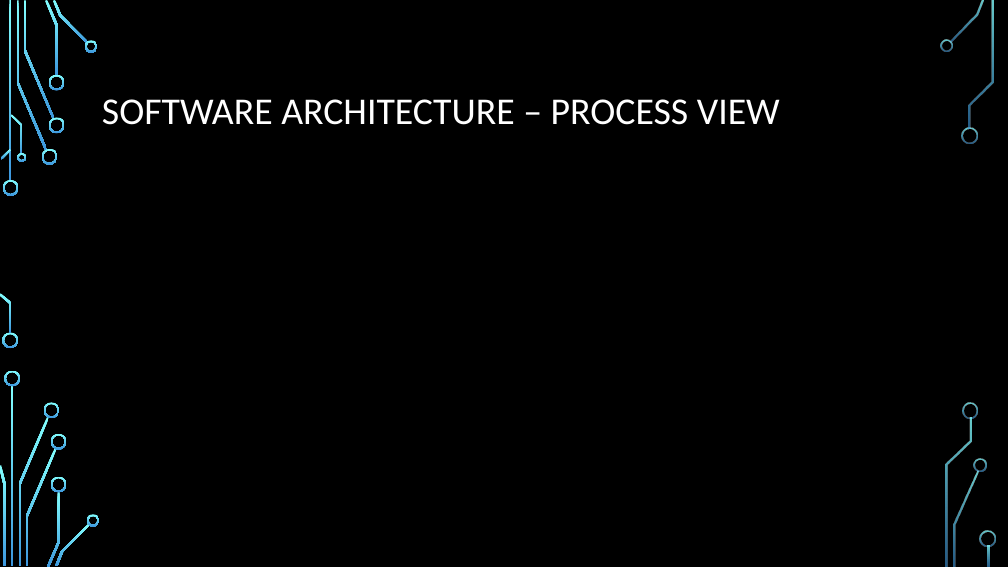
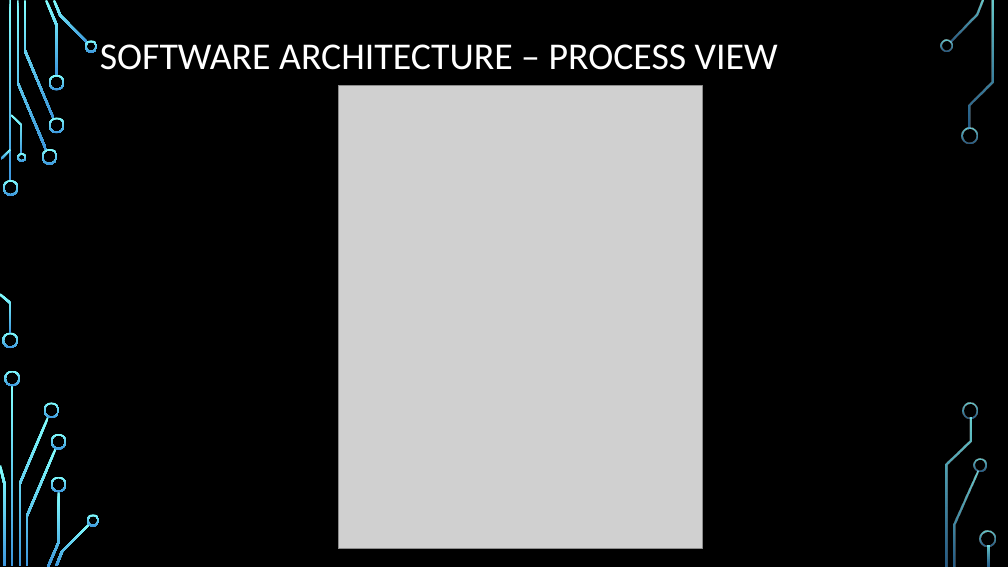
Before and after one commit to Scarabyte/SSW690-Project, a slide deck: slide 7 of docs/Presentations/Computer Vision Driving Aids Design Review.pptx. Drawn at 1008x567 pixels with LibreOffice and Linux fonts; fonts in the diff are those of the drawing; grey boxes stand for pictures; background and template pictures are left out. Boxes give left, top, right and bottom in pixels: in the first picture for what was removed or moved away, otherwise in the second. Text is boxed around its words. In the diff, an @@ line names an element or a change of style, - is before the commit and + after.

```diff
--- a/docs/Presentations/Computer Vision Driving Aids Design Review.pptx
+++ b/docs/Presentations/Computer Vision Driving Aids Design Review.pptx
@@ title "SOFTWARE ARCHITECTURE – PROCESS VIEW": place and size @@
-title "SOFTWARE ARCHITECTURE – PROCESS VIEW" at <box>102,99,780,125</box>
+title "SOFTWARE ARCHITECTURE – PROCESS VIEW" at <box>100,44,778,70</box>
@@ picture added at <box>339,85,702,549</box> @@
```
Also in this commit, not shown: 6 other slides changed.
